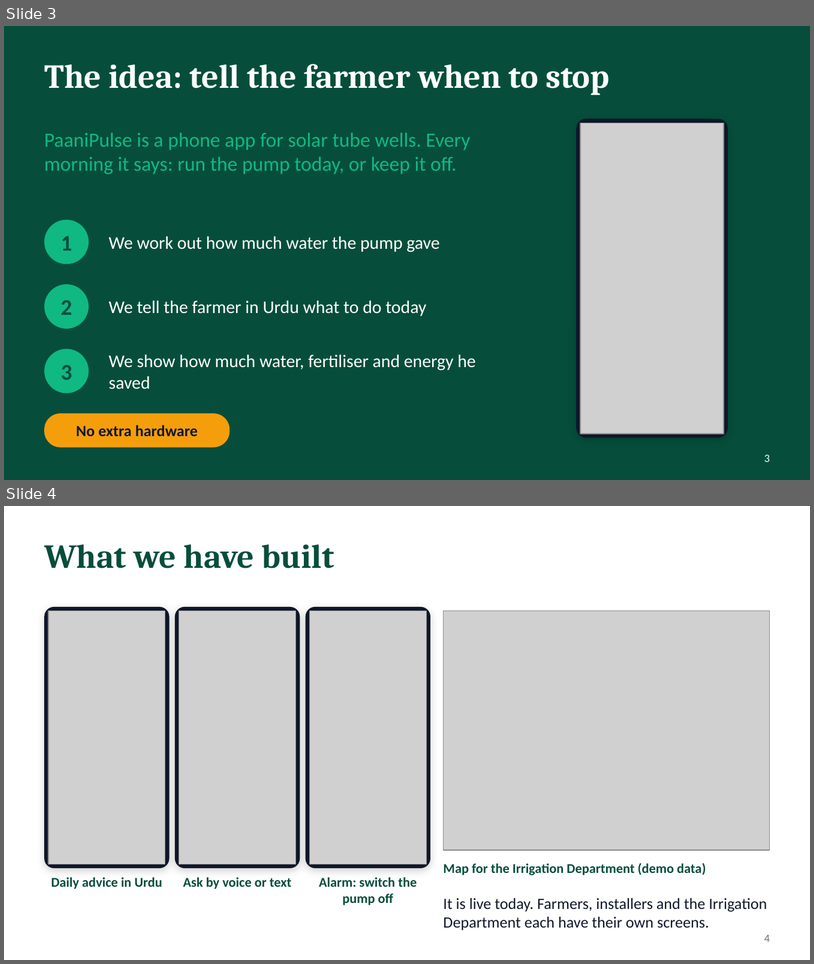
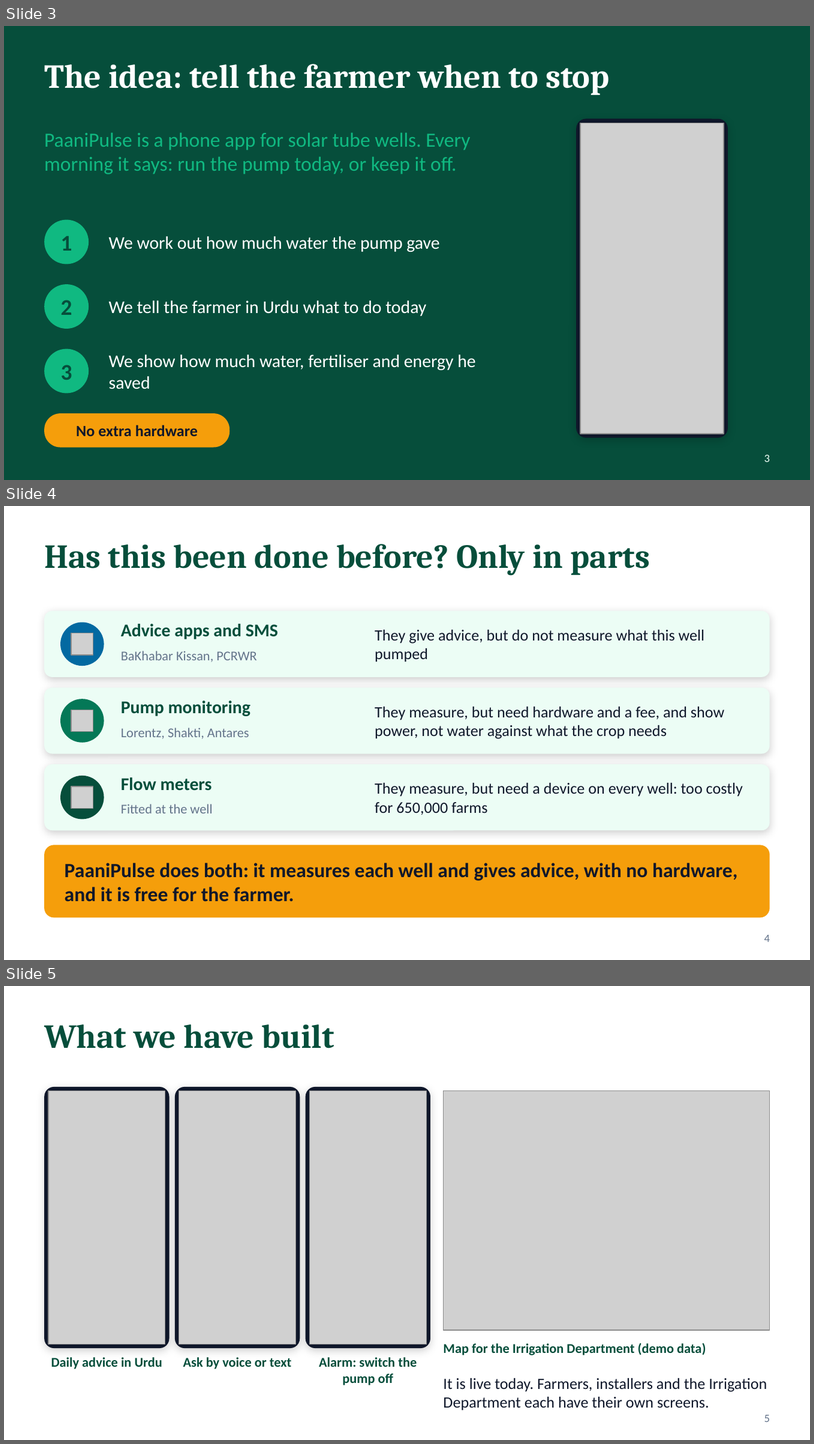
Before and after one commit to QURSAM-70179225/paanipulse, a slide deck: docs/slides/PaaniPulse-pitch-simple.pptx. Shown one above the other, each under a label of ours: slides 3 and 4 before the commit, slides 3, 4 and 5 after it. The pictures are 814x964 and 814x1444 pixels, drawn with LibreOffice and Linux fonts; fonts in the diff are those of the drawing; grey boxes stand for pictures. Boxes give left, top, right and bottom in pixels: in the first picture for what was removed or moved away, otherwise in the second. Text is boxed around its words. In the diff, an @@ line names an element or a change of style, - is before the commit and + after.

```diff
--- a/docs/slides/PaaniPulse-pitch-simple.pptx
+++ b/docs/slides/PaaniPulse-pitch-simple.pptx
@@ slide 4 added at [4,506,810,960], background #FFFFFF @@
@@ title added at [44,544,650,575], 30 pt, text #064E3B, bold @@
+Has this been done before? Only in parts
@@ rounded rectangle added at [44,611,770,677], fill #ECFDF5 @@
@@ ellipse added at [60,622,104,666], fill #0369A1 @@
@@ text added at [121,624,278,639], 16 pt, text #064E3B, bold @@
+Advice apps and SMS
@@ text added at [375,630,705,662], 14 pt, text #0F172A @@
+They give advice, but do not measure what this well pumped
@@ picture added at [71,633,93,654] @@
@@ text added at [121,651,257,662], 12 pt, text #64748B @@
+BaKhabar Kissan, PCRWR
@@ rounded rectangle added at [44,687,770,754], fill #ECFDF5 @@
@@ ellipse added at [60,699,104,742], fill #047857 @@
@@ text added at [121,700,251,716], 16 pt, text #064E3B, bold @@
+Pump monitoring
@@ picture added at [71,709,93,731] @@
@@ text added at [375,706,725,739], 14 pt, text #0F172A @@
+They measure, but need hardware and a fee, and show power, not water against what the crop needs
@@ text added at [121,727,249,739], 12 pt, text #64748B @@
+Lorentz, Shakti, Antares
@@ rounded rectangle added at [44,764,770,830], fill #ECFDF5 @@
@@ ellipse added at [60,775,104,819], fill #064E3B @@
@@ picture added at [71,787,93,808] @@
@@ text added at [121,777,212,790], 16 pt, text #064E3B, bold @@
+Flow meters
@@ text added at [375,783,743,814], 14 pt, text #0F172A @@
+They measure, but need a device on every well: too costly for 650,000 farms
@@ text added at [121,804,212,813], 12 pt, text #64748B @@
+Fitted at the well
@@ rounded rectangle added at [44,844,770,917], fill #F59E0B @@
@@ text added at [65,862,738,901], 18 pt, text #0F172A, bold @@
+PaaniPulse does both: it measures each well and gives advice, with no hardware, and it is free for the farmer.
@@ page number added at [765,934,770,942], 10 pt, text #64748B @@
+4
@@ what was slide 4 is now slide 5 @@
@@ page number at [765,1414,770,1422]: text changed @@
-4
+5
```
Also in this commit, not shown: 1 other slide added, 1 slide removed, 3 other files.
